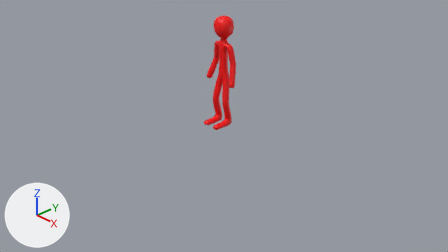
What one commit did to the Blender file art/blender/stickman.blend.
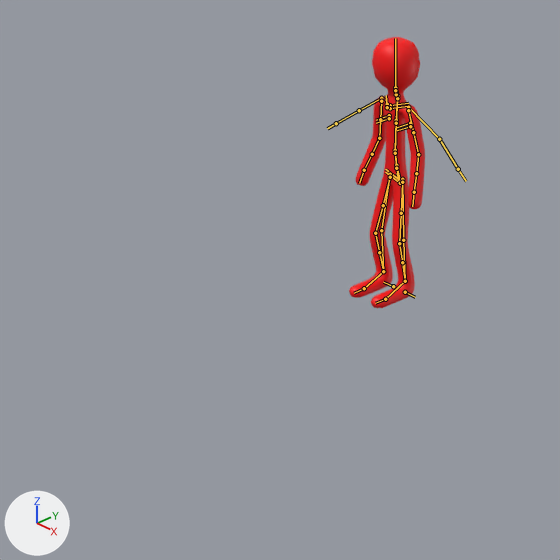
Old and new are each drawn from the file's camera 'Camera' and again close up on the part from 13% to 65% of the width and 0% to 94% of the height. Every picture has the same lights, and +X, +Y and +Z are marked at lower left. Both versions are drawn at frame 8 of the action 'Fall'; the numbers are the values there. The bones that bend it are drawn over the model as lines in the close-ups.

Names of what the first close-up shows: 'Skin'.
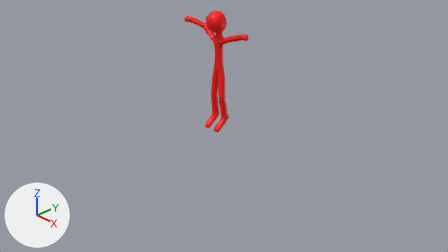
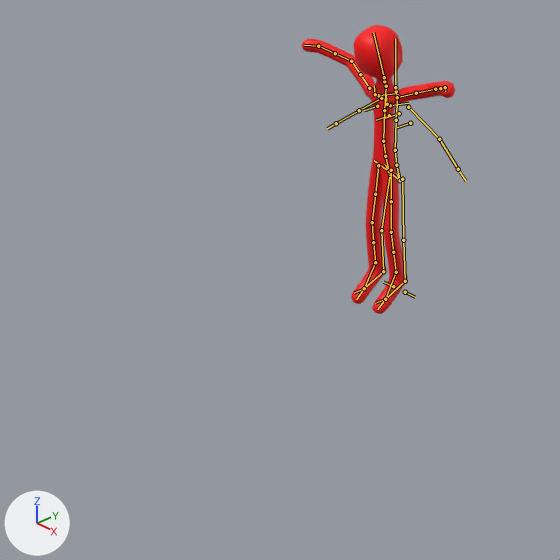
Edits to the scene script, one JSON object a line:
```json
{"block": "bone_torso", "where": "bone_torso = bpy.data.objects['rig'].pose.bones['torso']  # child of 'MCH-torso.parent'"}
{"op": "set", "path": "bone_torso.location", "old": "(0.0, 0.0, -0.023)", "new": "(0.0, -0.114, 0.099)"}
{"block": "bone_head", "where": "bone_head = bpy.data.objects['rig'].pose.bones['head']  # child of 'MCH-ROT-head'"}
{"op": "set", "path": "bone_head.rotation_quaternion", "old": "(1.0, 0.0, 0.0, 0.0)", "new": "(0.99, 0.137, 0.0, 0.0)", "note": "degrees (0, 0, 0) -> degrees (16, 0, 0)"}
{"block": "bone_hand_ik_l", "where": "bone_hand_ik_l = bpy.data.objects['rig'].pose.bones['hand_ik.L']  # child of 'MCH-hand_ik.parent.L'"}
{"op": "set", "path": "bone_hand_ik_l.location", "old": "(-0.375, -0.061, -0.268)", "new": "(0.008, -0.148, 0.627)"}
{"op": "set", "path": "bone_hand_ik_l.rotation_quaternion", "old": "(0.918, 0.158, -0.091, -0.353)", "new": "(0.883, 0.3, 0.054, 0.326)", "note": "degrees (21, -3, -43) -> degrees (35, -6, 39)"}
{"block": "bone_hand_ik_r", "where": "bone_hand_ik_r = bpy.data.objects['rig'].pose.bones['hand_ik.R']  # child of 'MCH-hand_ik.parent.R'"}
{"op": "set", "path": "bone_hand_ik_r.location", "old": "(0.378, -0.058, -0.254)", "new": "(-0.007, -0.148, 0.628)"}
{"op": "set", "path": "bone_hand_ik_r.rotation_quaternion", "old": "(0.918, 0.158, 0.091, 0.353)", "new": "(0.875, 0.299, -0.053, -0.32)", "note": "degrees (21, 3, 43) -> degrees (36, 6, -38)"}
{"block": "bone_foot_heel_ik_l", "where": "bone_foot_heel_ik_l = bpy.data.objects['rig'].pose.bones['foot_heel_ik.L']  # child of 'foot_spin_ik.L'"}
{"op": "set", "path": "bone_foot_heel_ik_l.rotation_euler", "old": "(0.0, 0.0, 0.0)", "new": "(0.681, 0.0, 0.0)", "note": "degrees (0, 0, 0) -> degrees (39, 0, 0)"}
{"block": "bone_toe_ik_l", "where": "bone_toe_ik_l = bpy.data.objects['rig'].pose.bones['toe_ik.L']  # child of 'MCH-toe_ik_parent.L'"}
{"op": "set", "path": "bone_toe_ik_l.rotation_quaternion", "old": "(1.0, 0.0, 0.0, 0.0)", "new": "(0.952, -0.299, 0.0, 0.0)", "note": "degrees (0, 0, 0) -> degrees (-35, 0, 0)"}
{"block": "bone_foot_heel_ik_r", "where": "bone_foot_heel_ik_r = bpy.data.objects['rig'].pose.bones['foot_heel_ik.R']  # child of 'foot_spin_ik.R'"}
{"op": "set", "path": "bone_foot_heel_ik_r.rotation_euler", "old": "(0.0, 0.0, 0.0)", "new": "(0.611, 0.0, 0.0)", "note": "degrees (0, 0, 0) -> degrees (35, 0, 0)"}
{"block": "bone_toe_ik_r", "where": "bone_toe_ik_r = bpy.data.objects['rig'].pose.bones['toe_ik.R']  # child of 'MCH-toe_ik_parent.R'"}
{"op": "set", "path": "bone_toe_ik_r.rotation_quaternion", "old": "(1.0, 0.0, 0.0, 0.0)", "new": "(0.936, -0.341, 0.0, 0.0)", "note": "degrees (0, 0, 0) -> degrees (-40, 0, 0)"}
```

Boxes (x1, y1, x2, y2) around the edits, measured in the close-ups (560 x 560 px):
```json
{"object": "Skin", "change": "posed", "before": [349, 37, 425, 308], "after": [302, 25, 455, 314], "on screen": "100% wider, 7% taller"}
```
